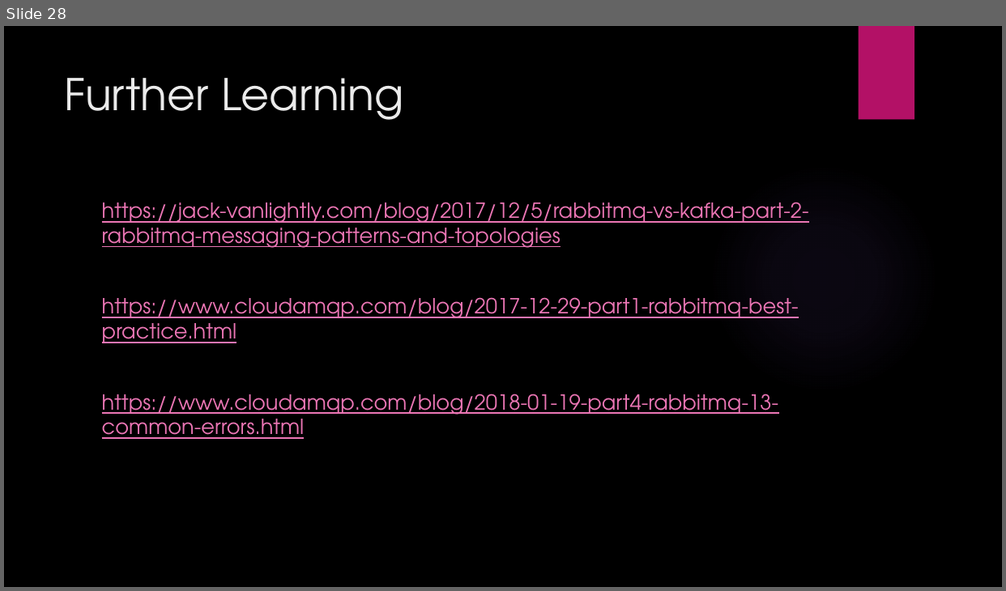
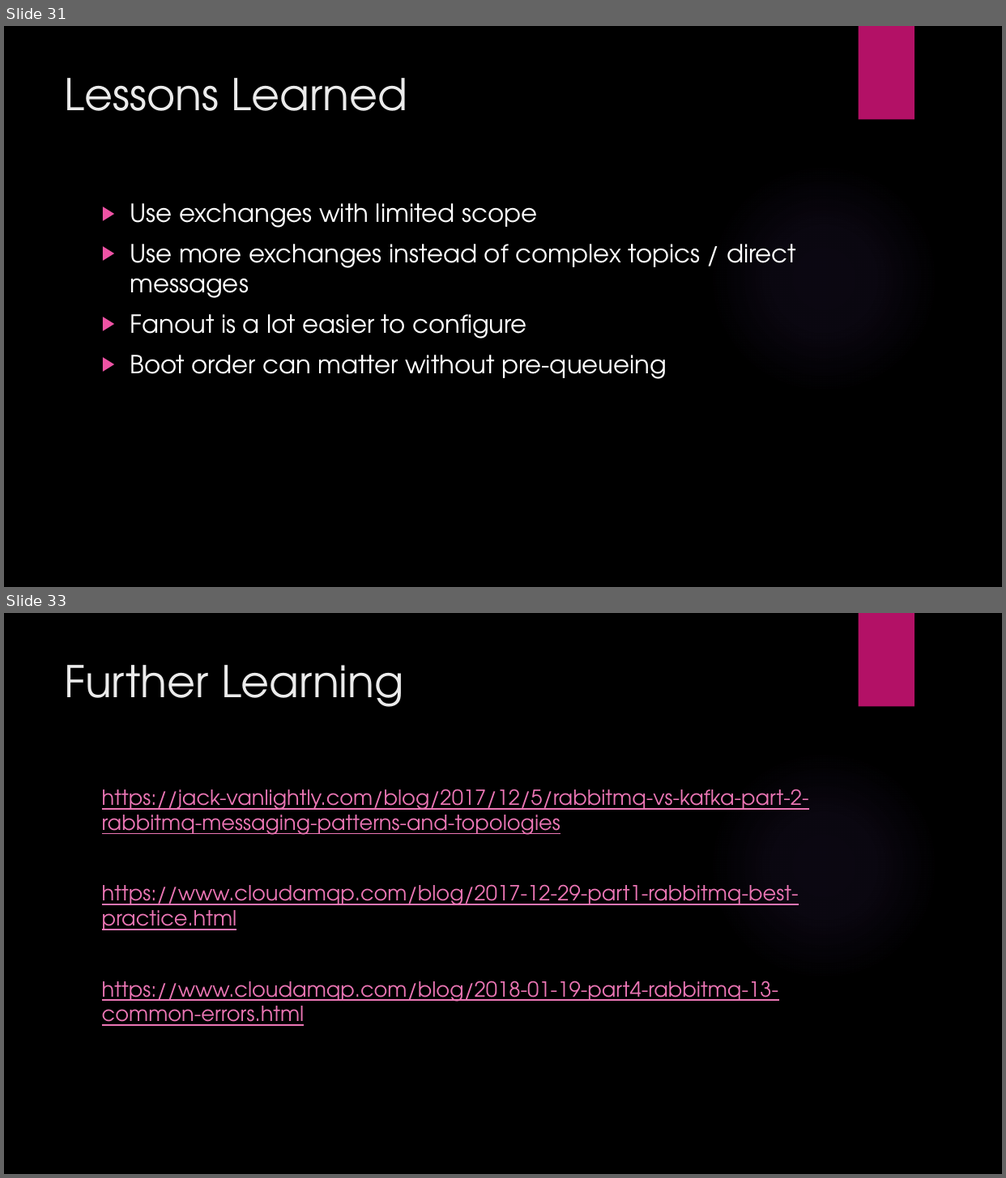
Before and after one commit to ryaovan/rabbitmq-tutorial, a slide deck: Rabbitmq lecture.pptx. Shown one above the other, each under a label of ours: slide 28 before the commit, slides 31 and 33 after it; the slides between them are not shown. The pictures are 1006x591 and 1006x1178 pixels, drawn with LibreOffice and Linux fonts; fonts in the diff are those of the drawing; background and template pictures are left out. Boxes give left, top, right and bottom in pixels: in the first picture for what was removed or moved away, otherwise in the second. Text is boxed around its words. In the diff, an @@ line names an element or a change of style, - is before the commit and + after.

```diff
--- a/Rabbitmq lecture.pptx
+++ b/Rabbitmq lecture.pptx
@@ slide 31 added at [4, 26, 1002, 587], background picture (left out); not listed: 2 template elements that a slide beside it also shows @@
@@ title added at [65, 78, 407, 111], 42 pt, text #EBEBEB @@
+Lessons Learned
@@ text added at [130, 203, 796, 379], 24 pt, text #FFFFFF @@
+▶ Use exchanges with limited scope
+▶ Use more exchanges instead of complex topics / direct messages
+▶ Fanout is a lot easier to configure
+▶ Boot order can matter without pre-queueing
@@ what was slide 28 is now slide 33 @@
```
Also in this commit, not shown: 17 slides changed, 5 other slides added, 2 slides removed, 5 other files.
